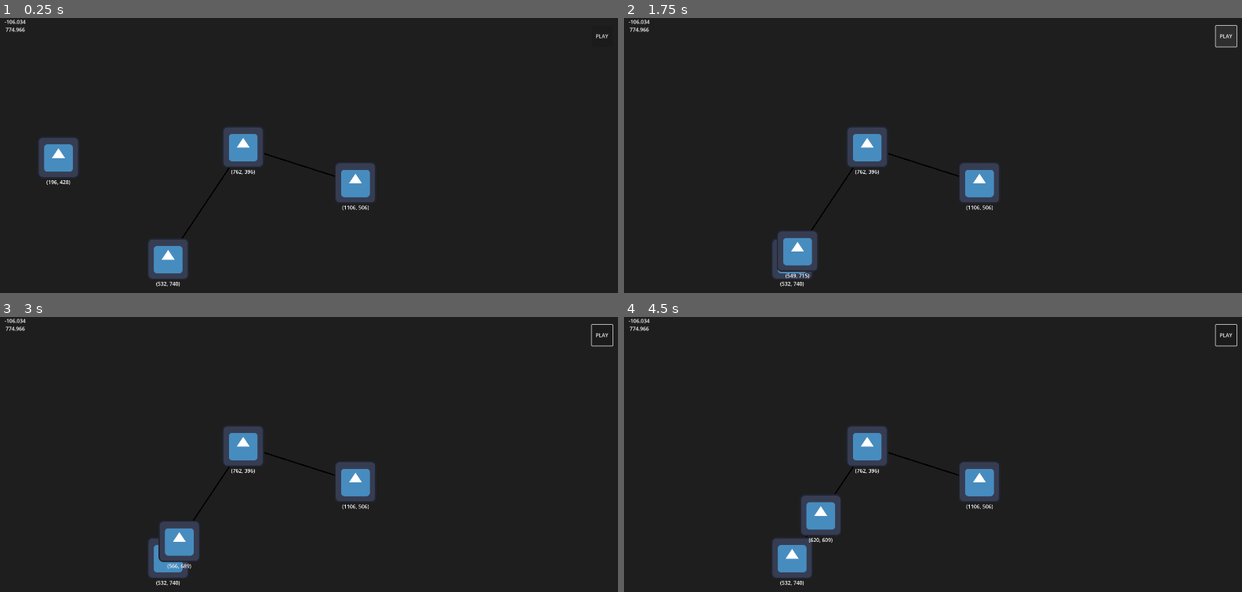
Above: before the commit, frames 1-4 (two rows, left to right).
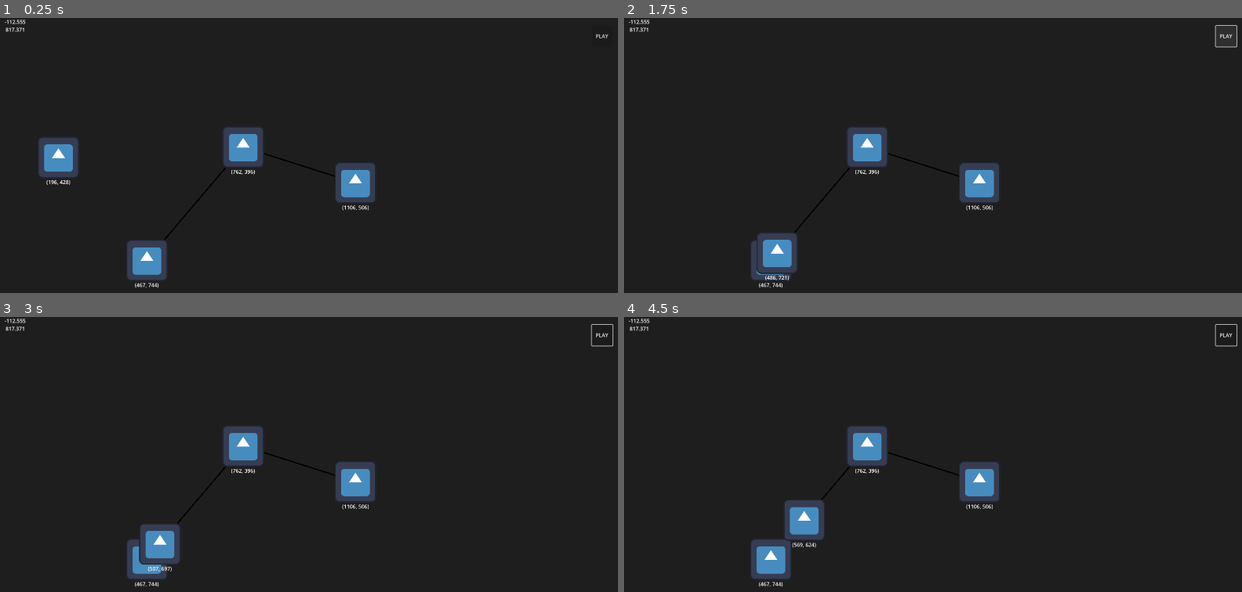
Above: after the commit, the same moments.

Repository: reevesc7/2d-animator-godot
Game: Godot game, scene res://Scenes/hub_network.tscn
Same seed, same stepped clock (60 frames per second), same inputs: the game is played once before the commit and once after it. The engine's default icon, where the game draws it, is replaced by a stand-in: a white triangle on a blue panel in a dark square.
Inputs (mouse positions are in pixels of both pictures, inside the frame that each line leads up to):
- Up to frame 1 (0.25 s): no input
- Up to frame 2 (1.75 s): click "PLAY" at 0.5 s; click "PLAY" at 1.25 s
- Up to frame 3 (3 s): click "PLAY" at 2 s; move the mouse to (444, 476) at 2.77 s
- Up to frame 4 (4.5 s): move the mouse to (809, 509) at 3.52 s; move the mouse to (994, 416) at 4.27 s

The runs differ from the first frame. In frame 1, 1.5% of the frame differs, in the area x 0-38%, y 0-99%; in frame 2, 1.8%; in frame 3, 2.0%; in frame 4, 2.6%.

Commit message:
Cleanup.

Diff:
--- a/Scenes/hub_network.tscn
+++ b/Scenes/hub_network.tscn
@@ -28,7 +28,7 @@
 offset_bottom = -492.0
 
 [node name="Prop" parent="." instance=ExtResource("8_iayus")]
-position = Vector2(532, 740)
+position = Vector2(467, 744)
 
 [node name="DragButton" parent="Prop" node_paths=PackedStringArray("target") instance=ExtResource("2_1lp2n")]
 target = NodePath("..")
--- a/Scenes/path_visual.tscn
+++ /dev/null
@@ -1,7 +0,0 @@
-[gd_scene load_steps=2 format=3 uid="uid://jxwc7uqxx2ap"]
-
-[ext_resource type="Script" path="res://Scripts/path_visual.gd" id="1_qaso0"]
-
-[node name="PathVisual" type="Line2D"]
-width = 4.0
-script = ExtResource("1_qaso0")
--- a/Scripts/path_visual.gd
+++ /dev/null
@@ -1,20 +0,0 @@
-extends Line2D
-
-
-@export var path: Path
-
-
-func _ready() -> void:
-	if not path:
-		path = get_node_or_null("Path")
-		if not path:
-			push_warning("CONNECTOR: No Path detectable; Connector will not display")
-			queue_free()
-			return
-	for target in path.targets:
-		add_point(target.position)
-		target.position_changed.connect(_on_target_changed)
-
-
-func _on_target_changed(target: Prop) -> void:
-	points[path.targets.find(target)] = target.position
--- a/Scripts/prop.gd
+++ b/Scripts/prop.gd
@@ -13,17 +13,11 @@
 	_set_scaled_position()
 
 
-#func _notification(what: int) -> void:
-	#if what == NOTIFICATION_TRANSFORM_CHANGED:
-		#_set_scaled_position()
-		#position_changed.emit(self)
-
-
 func _physics_process(_delta: float) -> void:
 	if _last_position != position:
 		_set_scaled_position()
 		position_changed.emit(self)
-	_last_position = position
+		_last_position = position
 
 
 func _set_scaled_position() -> void:
